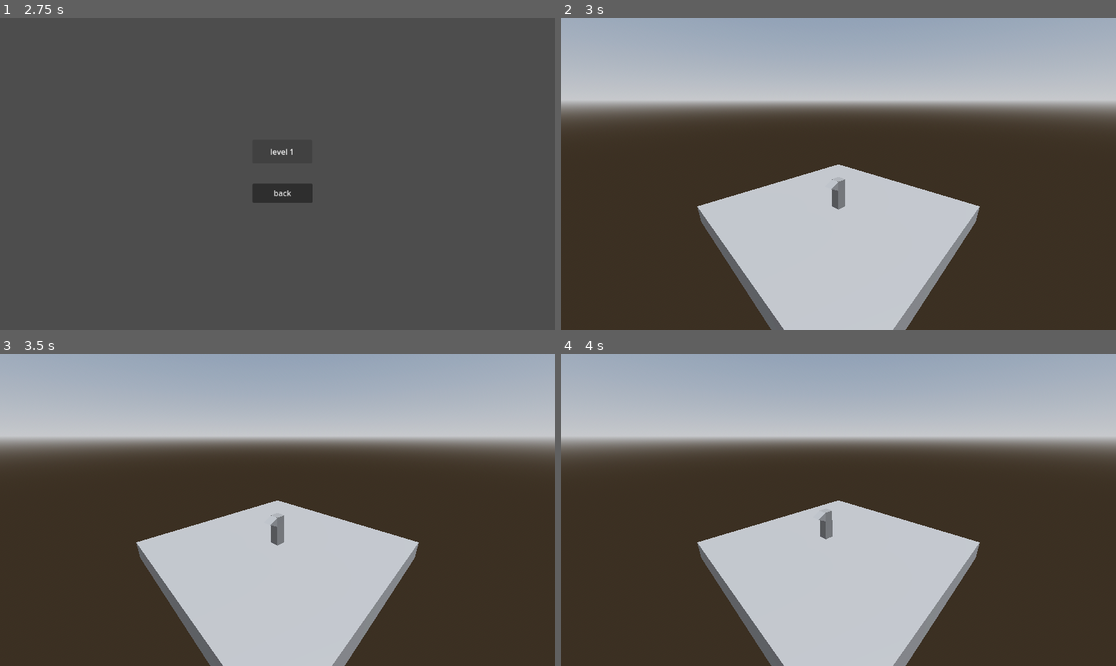
Above: before the commit, frames 1-4 (two rows, left to right).
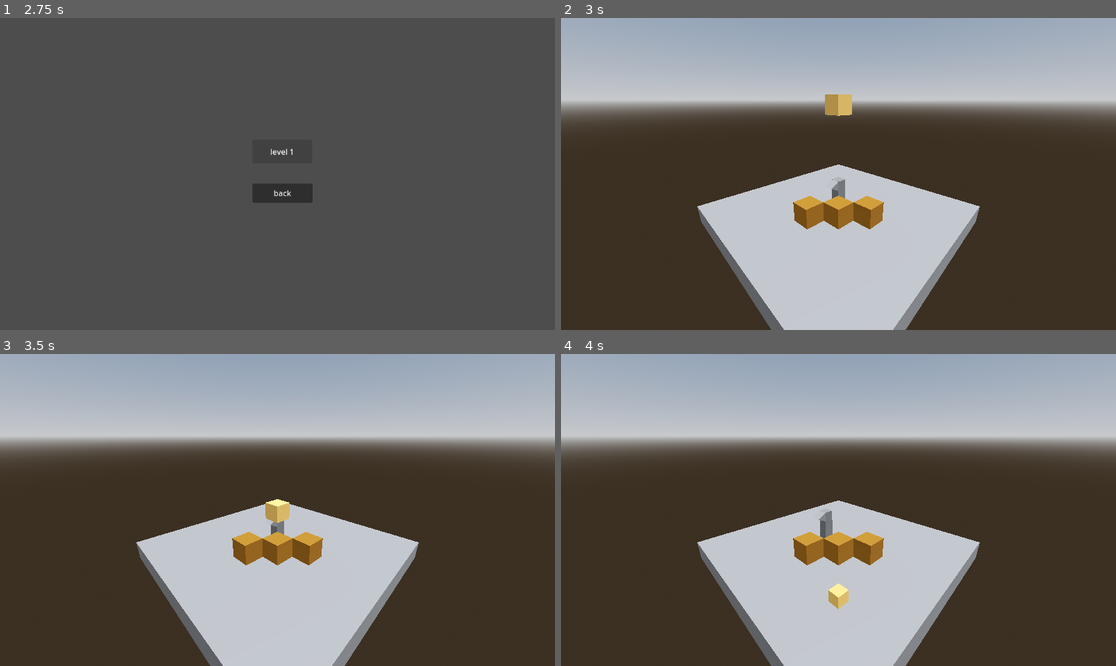
Above: after the commit, the same moments.

Repository: Jnight1104/Iso-Journey
Game: Godot game, scene res://Scenes/Main_menu.tscn
Same seed, same stepped clock (60 frames per second), same inputs: the game is played once before the commit and once after it. The project has no main scene, so this scene is started directly.
Inputs:
- Up to frame 1 (2.75 s): click "Play" at 0.5 s; click "back" at 1.25 s; click "Play" at 2 s
- Up to frame 2 (3 s): click "level 1" at 2.75 s
- Up to frame 3 (3.5 s): no input
- Up to frame 4 (4 s): hold Right (ui_right) from 3.53 s (still down)

Frame 1 is identical in both runs. In frame 2, 1.7% of the frame differs, in the area x 41-59%, y 24-68%; in frame 3, 1.6%; in frame 4, 1.6%.

Commit message:
Implemented boxes and player to box interaction, also created win collectible scene

Diff:
--- /dev/null
+++ b/Scenes/Box.tscn
@@ -0,0 +1,29 @@
+[gd_scene load_steps=4 format=3 uid="uid://c2crxba3owhbe"]
+
+[ext_resource type="Script" path="res://Scripts/box.gd" id="1_lxlui"]
+
+[sub_resource type="StandardMaterial3D" id="StandardMaterial3D_nw4kh"]
+albedo_color = Color(0.618093, 0.408602, 0.0969769, 1)
+
+[sub_resource type="BoxShape3D" id="BoxShape3D_6ar7v"]
+
+[node name="StaticBody3D" type="StaticBody3D" groups=["Box"]]
+script = ExtResource("1_lxlui")
+
+[node name="CSGBox3D" type="CSGBox3D" parent="."]
+material = SubResource("StandardMaterial3D_nw4kh")
+
+[node name="CollisionShape3D" type="CollisionShape3D" parent="."]
+shape = SubResource("BoxShape3D_6ar7v")
+
+[node name="Forward" type="RayCast3D" parent="."]
+target_position = Vector3(1, 0, 0)
+
+[node name="Right" type="RayCast3D" parent="."]
+target_position = Vector3(0, 0, 1)
+
+[node name="Back" type="RayCast3D" parent="."]
+target_position = Vector3(-1, 0, 0)
+
+[node name="Left" type="RayCast3D" parent="."]
+target_position = Vector3(0, 0, -1)
--- a/Scenes/Level_1.tscn
+++ b/Scenes/Level_1.tscn
@@ -1,6 +1,8 @@
-[gd_scene load_steps=6 format=3 uid="uid://d4kc2ojewuget"]
+[gd_scene load_steps=9 format=3 uid="uid://d4kc2ojewuget"]
 
 [ext_resource type="PackedScene" uid="uid://pkgm4m42dt3k" path="res://Scenes/Player.tscn" id="1_e747c"]
+[ext_resource type="PackedScene" uid="uid://c2crxba3owhbe" path="res://Scenes/Box.tscn" id="2_onu2b"]
+[ext_resource type="PackedScene" uid="uid://cfyksnkf74v44" path="res://Scenes/Win_collectible.tscn" id="3_adoy0"]
 
 [sub_resource type="ProceduralSkyMaterial" id="ProceduralSkyMaterial_l8oyi"]
 sky_horizon_color = Color(0.64625, 0.65575, 0.67075, 1)
@@ -15,6 +17,9 @@
 tonemap_mode = 2
 glow_enabled = true
 
+[sub_resource type="BoxShape3D" id="BoxShape3D_quuv3"]
+size = Vector3(11, 1, 11)
+
 [sub_resource type="BoxShape3D" id="BoxShape3D_tp2vw"]
 size = Vector3(11, 1, 1)
 
@@ -25,6 +30,11 @@
 
 [node name="CSGBox3D" type="CSGBox3D" parent="."]
 size = Vector3(11, 1, 11)
+
+[node name="Floor" type="StaticBody3D" parent="."]
+
+[node name="Flooor" type="CollisionShape3D" parent="Floor"]
+shape = SubResource("BoxShape3D_quuv3")
 
 [node name="Camera3D" type="Camera3D" parent="."]
 transform = Transform3D(-0.707107, -0.241845, 0.664463, 0, 0.939693, 0.34202, -0.707107, 0.241845, -0.664463, 7, 6, -7)
@@ -58,3 +68,15 @@
 
 [node name="CollisionShape3D" type="CollisionShape3D" parent="Boundary4"]
 shape = SubResource("BoxShape3D_tp2vw")
+
+[node name="RigidBody3D" parent="." instance=ExtResource("2_onu2b")]
+transform = Transform3D(1, 0, 0, 0, 1, 0, 0, 0, 1, 2, 1, 0)
+
+[node name="StaticBody3D" parent="." instance=ExtResource("2_onu2b")]
+transform = Transform3D(1, 0, 0, 0, 1, 0, 0, 0, 1, 1, 1, -1)
+
+[node name="StaticBody3D2" parent="." instance=ExtResource("2_onu2b")]
+transform = Transform3D(1, 0, 0, 0, 1, 0, 0, 0, 1, 0, 1, -2)
+
+[node name="RigidBody3D2" parent="." instance=ExtResource("3_adoy0")]
+transform = Transform3D(1, 0, 0, 0, 1, 0, 0, 0, 1, 3, 6, -3)
--- a/Scenes/Player.tscn
+++ b/Scenes/Player.tscn
@@ -11,7 +11,7 @@
 [sub_resource type="PrismMesh" id="PrismMesh_vg2hi"]
 size = Vector3(0.5, 0.5, 0.5)
 
-[node name="CharacterBody3D" type="CharacterBody3D"]
+[node name="CharacterBody3D" type="CharacterBody3D" groups=["Player"]]
 script = ExtResource("1_k047h")
 
 [node name="CSGBox3D" type="CSGBox3D" parent="."]
--- /dev/null
+++ b/Scenes/Win_collectible.tscn
@@ -0,0 +1,25 @@
+[gd_scene load_steps=4 format=3 uid="uid://cfyksnkf74v44"]
+
+[sub_resource type="StandardMaterial3D" id="StandardMaterial3D_bj0ta"]
+albedo_color = Color(1, 0.784314, 0.4, 1)
+
+[sub_resource type="BoxShape3D" id="BoxShape3D_k1p0y"]
+size = Vector3(0.5, 0.5, 0.5)
+
+[sub_resource type="BoxShape3D" id="BoxShape3D_fno27"]
+size = Vector3(0.6, 0.6, 0.6)
+
+[node name="RigidBody3D" type="RigidBody3D"]
+
+[node name="CSGBox3D" type="CSGBox3D" parent="."]
+size = Vector3(0.5, 0.5, 0.5)
+material = SubResource("StandardMaterial3D_bj0ta")
+
+[node name="CollisionShape3D" type="CollisionShape3D" parent="."]
+shape = SubResource("BoxShape3D_k1p0y")
+
+[node name="Area3D" type="Area3D" parent="."]
+
+[node name="CollisionShape3D" type="CollisionShape3D" parent="Area3D"]
+transform = Transform3D(1, 0, 0, 0, 1, 0, 0, 0, 1, 0, 0.05, 0)
+shape = SubResource("BoxShape3D_fno27")
--- /dev/null
+++ b/Scripts/box.gd
@@ -0,0 +1,35 @@
+extends StaticBody3D
+
+const LERP_RATE : float = 0.3
+const UP : Vector3 = Vector3(1, 0, 0)
+const DOWN : Vector3 = Vector3(-1, 0, 0)
+const LEFT : Vector3 = Vector3(0, 0, -1)
+const RIGHT : Vector3 = Vector3(0, 0, 1)
+const MOVE_DELAY : float = 0.1
+var target_location : Vector3 = Vector3(0, 0, 0)
+var detection_ray : Node = null
+
+# Called when the node enters the scene tree for the first time.
+func _ready():
+	target_location = position
+
+
+# Called every frame. 'delta' is the elapsed time since the previous frame.
+func _process(delta):
+	position = lerp(position, target_location, LERP_RATE)
+
+
+func _pushed(direction, node):
+	if direction == UP:
+		detection_ray = $Forward
+	elif direction == RIGHT:
+		detection_ray = $Right
+	elif direction == DOWN:
+		detection_ray = $Back
+	elif direction == LEFT:
+		detection_ray = $Left
+	if detection_ray.is_colliding():
+		pass
+	else:
+		if node == self:
+			target_location += direction
--- a/Scripts/player.gd
+++ b/Scripts/player.gd
@@ -6,7 +6,7 @@
 const LEFT : Vector3 = Vector3(0, 0, -1)
 const RIGHT : Vector3 = Vector3(0, 0, 1)
 const MOVE_DELAY : float = 0.1
-const LERP_RATE : float = 0.4
+const LERP_RATE : float = 0.3
 const MAX_ACTION_QUEUE : int = 2
 var target_location : Vector3 = SPAWN
 var moving : bool = false
@@ -16,7 +16,7 @@
 var back_blocked : bool = false
 var left_blocked : bool = false
 var detection_ray : Node = null
-
+signal push
 
 # Called when the node enters the scene tree for the first time.
 func _ready():
@@ -57,6 +57,9 @@
 	elif direction == LEFT:
 		detection_ray = $Left
 	if detection_ray.is_colliding():
+		if detection_ray.get_collider().is_in_group("Box"):
+			push.connect(detection_ray.get_collider()._pushed)
+			push.emit(direction, detection_ray.get_collider())
 		$Move_delay_timer.start(MOVE_DELAY)
 		position += direction * 0.3
 	else:
--- a/project.godot
+++ b/project.godot
@@ -17,3 +17,5 @@
 [global_group]
 
 Boundaries=""
+Box=""
+Player=""
